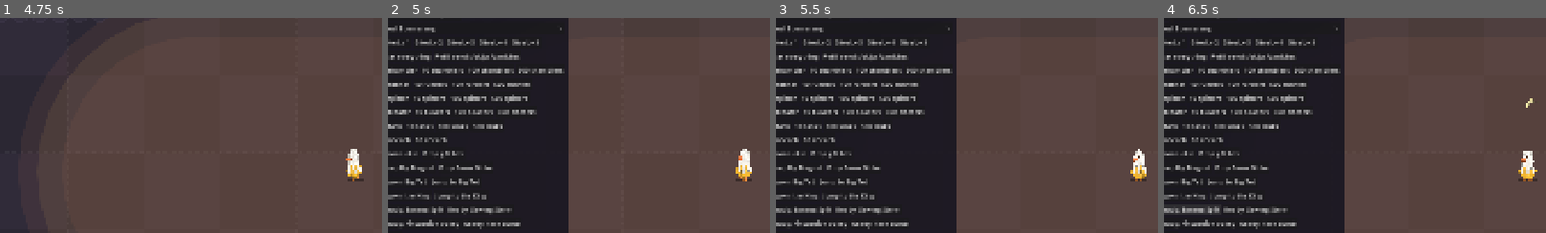
Above: before the commit, frames 1-4 (left to right).
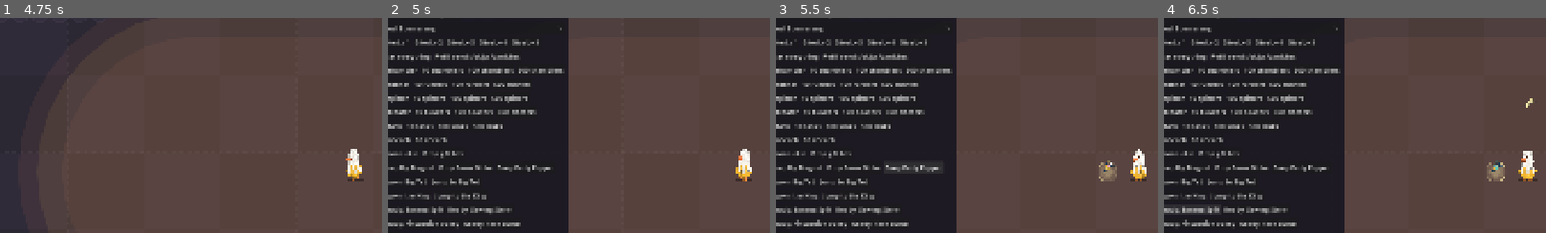
Above: after the commit, the same moments.

Repository: DennitoCheeto/stuffed
Game: Godot game, scene res://src/main/main.tscn
Two runs of this game, one before a commit and one after it. Both use one fixed random seed, a clock stepped at 60 frames per second and the inputs below.
Inputs (mouse positions are % of the whole screen's width and height, from its top left):
- Up to frame 1 (4.75 s): click "Start run" at 0.5 s; tap Enter (ui_accept) at 1.25, 1.52, 1.82, 4.25, 4.52 s; move the mouse to (72, 45) at 1.27 s; hold D (p1_move_right) 1.28-2 s; hold B (banish_card) 1.28-2 s; click (72, 45) at 1.42 s; drag from (30, 55) to (45, 70) at 2.02 s; move the mouse to (60, 28) at 2.77 s; hold D (p1_move_right) 2.78-3.5 s; hold 1 (pick_card_1) 2.78-3.5 s; drag from (45, 70) to (20, 35) at 3.52 s; move the mouse to (80, 65) at 4.27 s; hold A (p1_move_left) from 4.28 s (still down); tap 3 (pick_card_3) at 4.35 s
- Up to frame 2 (5 s): keep holding A (p1_move_left); tap Enter (ui_accept) at 4.82 s; tap F1 (dev_menu) at 4.9 s
- Up to frame 3 (5.5 s): release A (p1_move_left) at 5 s; click (20, 49) at 5 s, where only the run after the commit has a clickable "Drop Party Popper"
- Up to frame 4 (6.5 s): click "Ready: Banana Split" at 5.75 s
The pictures show only the part of the screen within x 2-52%, y 14-64%; the shares and areas given below are measured in that part.

Frame 1 is identical in both runs. In frame 2, 0.2% of the frame differs, in the area x 28-43%, y 68-72%; in frame 3, 0.6%, in the area x 28-90%, y 66-76%; in frame 4, 0.6%.

Commit message:
M2-22: Party Popper
Grabbing a Party Popper blasts soft multicolour confetti over the whole
screen: every normal zombie on screen pops and drops its XP, zombies off
screen are untouched, elites lose 40 % and bosses 5 % of their full health
(numbers in data/floor_pickup_rules.tres). It has its own felt look (teal
popper with a curly ribbon), its own "pop + rustle" sound, drops with 30 %
odds and gets "Drop Party Popper" in the dev menu.

Closes #86

Co-Authored-By: Claude Opus 5.5 <noreply@anthropic.com>

Diff:
--- a/data/floor_pickup_rules.tres
+++ b/data/floor_pickup_rules.tres
@@ -21,9 +21,18 @@
 weight = 30.0
 sound = &"snow_globe"
 
+[sub_resource type="Resource" id="Resource_party_popper"]
+script = ExtResource("2_def")
+id = &"party_popper"
+display_name = "Party Popper"
+banner = "PARTY POPPER!"
+banner_subtitle = "Confetti for everyone"
+weight = 30.0
+sound = &"party_popper"
+
 [resource]
 script = ExtResource("1_rules")
-kinds = Array[ExtResource("2_def")]([SubResource("Resource_magnet"), SubResource("Resource_snow_globe")])
+kinds = Array[ExtResource("2_def")]([SubResource("Resource_magnet"), SubResource("Resource_snow_globe"), SubResource("Resource_party_popper")])
 first_drop_after = 30.0
 min_gap = 45.0
 gap_spread = 30.0
@@ -34,3 +43,6 @@
 freeze_seconds = 5.0
 freeze_crack_seconds = 1.0
 freeze_boss_speed = 0.5
+popper_elite_share = 0.4
+popper_boss_share = 0.05
+popper_seconds = 1.4
--- a/src/audio/sfx_bank.gd
+++ b/src/audio/sfx_bank.gd
@@ -43,6 +43,7 @@
 	&"magnet": 0.45,
 	&"snow_globe": 0.7,
 	&"ice_crack": 0.4,
+	&"party_popper": 0.8,
 }
 
 
@@ -109,6 +110,7 @@
 		&"magnet": _magnet,
 		&"snow_globe": _snow_globe,
 		&"ice_crack": _ice_crack,
+		&"party_popper": _party_popper,
 	}
 	return voices[sound]
 
@@ -429,3 +431,14 @@
 	var tick_phase: float = fmod(t * 23.0, 1.0)
 	var ticks: float = exp(-40.0 * tick_phase) * absf(sin(t * 61.0))
 	return Synth.noise(t) * ticks * clampf((length - t) / (length * 0.5), 0.0, 1.0)
+
+
+## Party Popper pulled: a bright "pop" with a soft thump, then a rustle of confetti floating down.
+static func _party_popper(t: float) -> float:
+	var pop: float = Synth.sine(Synth.sweep(t, 900.0, 300.0, 0.06)) * exp(-45.0 * t)
+	var thump: float = Synth.sine(Synth.sweep(t, 160.0, 70.0, 0.1)) * exp(-25.0 * t)
+	var crack: float = Synth.noise(t) * exp(-60.0 * t)
+	var rustle: float = 0.0
+	if t >= 0.05:
+		rustle = _crackle(t * 1.7, 1.3) * minf((t - 0.05) / 0.1, 1.0)
+	return 0.3 * pop + 0.25 * thump + 0.2 * crack + 0.12 * rustle
--- /dev/null
+++ b/src/effects/confetti_blast.gd
@@ -0,0 +1,82 @@
+class_name ConfettiBlast
+extends Node2D
+## A Party Popper's confetti (spec 02b §3, §5): soft multicolour felt bits shoot out from where
+## it was pulled, spread over the whole screen, then flutter down and fade. One node draws all
+## of them, so it stays cheap.
+
+const PIECES: int = 170
+## How fast the bits slow down after the pop (per second): higher = they stop sooner.
+const DRAG: float = 4.0
+## Slow sinking once they hang in the air, and how much they sway.
+const SINK: float = 40.0
+const SWAY: float = 14.0
+const PIECE_SIZE: Vector2 = Vector2(11.0, 6.0)
+## Banane's soft colours, never the red/orange of enemy danger (vision §6).
+const COLORS: Array[Color] = [
+	Color("#8fd3f4"),
+	Color("#b9a4f0"),
+	Color("#9be3b8"),
+	Color("#f7e27a"),
+	Color("#f4a8d6"),
+	Color("#ffffff"),
+]
+
+var lifetime: float = 1.4
+
+var _time: float = 0.0
+var _targets: PackedVector2Array = []
+var _spins: PackedFloat32Array = []
+var _phases: PackedFloat32Array = []
+var _colors: Array[Color] = []
+
+
+## Bits start at `origin` and land spread over `view` (both in world coordinates).
+func _init(
+	origin: Vector2 = Vector2.ZERO, view: Rect2 = Rect2(), seconds: float = 1.4, seed_value: int = 0
+) -> void:
+	position = origin
+	lifetime = seconds
+	var rng: RandomNumberGenerator = RandomNumberGenerator.new()
+	rng.seed = seed_value
+	for i: int in PIECES:
+		var spot: Vector2 = view.position + Vector2(rng.randf(), rng.randf()) * view.size
+		_targets.append(spot - origin)
+		_spins.append(rng.randf_range(-9.0, 9.0))
+		_phases.append(rng.randf() * TAU)
+		_colors.append(COLORS[i % COLORS.size()])
+
+
+func _process(delta: float) -> void:
+	_time += delta
+	if _time >= lifetime:
+		queue_free()
+		return
+	queue_redraw()
+
+
+## Where bit `i` is now (relative to the origin): it shoots out, slows down, then sinks and sways.
+func piece_offset(i: int) -> Vector2:
+	var out: float = 1.0 - exp(-DRAG * _time)
+	var sway: float = sin(_time * 5.0 + _phases[i]) * SWAY * out
+	return _targets[i] * out + Vector2(sway, SINK * _time * _time)
+
+
+func piece_count() -> int:
+	return _targets.size()
+
+
+func piece_color(i: int) -> Color:
+	return _colors[i]
+
+
+func _draw() -> void:
+	var fade: float = clampf((lifetime - _time) / (lifetime * 0.35), 0.0, 1.0)
+	for i: int in _targets.size():
+		var color: Color = _colors[i]
+		color.a = fade
+		var turn: float = _spins[i] * _time + _phases[i]
+		# The flip (cos) makes each bit look like a thin card tumbling in the air.
+		var flip: float = maxf(absf(cos(turn * 1.3)), 0.25)
+		draw_set_transform(piece_offset(i), turn, Vector2(1.0, flip))
+		draw_rect(Rect2(-PIECE_SIZE / 2.0, PIECE_SIZE), color)
+	draw_set_transform(Vector2.ZERO)
--- a/src/pickups/floor_pickup_look.gd
+++ b/src/pickups/floor_pickup_look.gd
@@ -24,10 +24,13 @@
 const BEAK_ORANGE: Color = Color("#f47a3a")
 ## Radius of the glass ball (on screen, pixels).
 const GLOBE_RADIUS: float = 11.0
+const PARTY_POPPER: StringName = &"floor/party_popper"
+const POPPER_TEAL: Color = Color("#5cc2b5")
+const RIBBON_PINK: Color = Color("#f4a8d6")
 
 
 static func make_parts() -> Dictionary[StringName, FeltPiece]:
-	return {MAGNET: _magnet(), SNOW_GLOBE: _snow_globe()}
+	return {MAGNET: _magnet(), SNOW_GLOBE: _snow_globe(), PARTY_POPPER: _party_popper()}
 
 
 ## The atlas part for pickup `id` (e.g. &"magnet").
@@ -98,3 +101,38 @@
 		shine.append(Vector2(cos(angle), sin(angle)) * (GLOBE_RADIUS - 3.0) * unit)
 	globe.add_line(shine, SNOW_WHITE, 4.0)
 	return globe
+
+
+## A teal felt party popper with yellow stripes, opening to the upper right, a pink curly
+## ribbon and a few confetti bits flying out; its pivot is the middle of the cone.
+static func _party_popper() -> FeltPiece:
+	var unit: float = 1.0 / DRAW_SCALE
+	var tip: Vector2 = Vector2(-8, 11) * unit
+	var open_left: Vector2 = Vector2(-1, -8) * unit
+	var open_right: Vector2 = Vector2(9, 1) * unit
+	var popper: FeltPiece = FeltPiece.new()
+	popper.polygon = PackedVector2Array([tip, open_left, open_right])
+	popper.color = POPPER_TEAL
+	popper.outline_width = 5.0
+	popper.outline_color = OUTLINE_COLOR
+	for band: Vector2 in [Vector2(0.35, 0.5), Vector2(0.7, 0.85)]:
+		var stripe: PackedVector2Array = [
+			tip.lerp(open_left, band.x),
+			tip.lerp(open_left, band.y),
+			tip.lerp(open_right, band.y),
+			tip.lerp(open_right, band.x),
+		]
+		popper.add_layer(stripe, BANANE_YELLOW)
+	var mouth: Vector2 = open_left.lerp(open_right, 0.5)
+	var ribbon: PackedVector2Array = []
+	for i: int in 13:
+		var share: float = i / 12.0
+		var curl: Vector2 = Vector2(cos(share * TAU * 1.5), sin(share * TAU * 1.5)) * 2.5
+		ribbon.append(mouth + (Vector2(4, -9) * share + curl - Vector2(2.5, 0)) * unit)
+	popper.add_line(ribbon, RIBBON_PINK, 5.0)
+	var bits: Dictionary[Vector2, Color] = {
+		Vector2(10, -8): SNOW_WHITE, Vector2(12, -2): GLASS_BLUE, Vector2(4, -12): BANANE_YELLOW
+	}
+	for bit: Vector2 in bits:
+		popper.add_layer(FeltShapes.circle(bit * unit, 1.5 * unit, 8), bits[bit])
+	return popper
--- a/src/pickups/floor_pickup_rules.gd
+++ b/src/pickups/floor_pickup_rules.gd
@@ -25,6 +25,12 @@
 @export var freeze_crack_seconds: float = 1.0
 ## Snow Globe: bosses aren't frozen, they move at this share of their speed (0.5 = half).
 @export var freeze_boss_speed: float = 0.5
+## Party Popper: elites on screen lose this share of their full health (0.4 = 40 %).
+@export var popper_elite_share: float = 0.4
+## Party Popper: bosses on screen lose this share of their full health (a small hit).
+@export var popper_boss_share: float = 0.05
+## Party Popper: how long the confetti flies (seconds; looks only).
+@export var popper_seconds: float = 1.4
 
 
 ## The kind with this id, or null.
--- a/src/run/run.gd
+++ b/src/run/run.gd
@@ -614,6 +614,8 @@
 			pickups.attract_all(player)
 		&"snow_globe":
 			freeze_the_horde()
+		&"party_popper":
+			party_pop(player)
 
 
 ## Snow Globe (spec 02b §3): the horde freezes, bosses slow down, enemy bullets in the air pop
@@ -625,3 +627,24 @@
 	var popped: PackedVector2Array = projectiles.pop_enemy_bullets()
 	if not popped.is_empty():
 		effects.add_child(FluffPoofs.new(popped))
+
+
+## Party Popper (spec 02b §3): confetti over the whole screen. Normal zombies on screen pop (and
+## drop their XP as usual), elites and bosses lose the share of their health set in data,
+## zombies off screen are untouched.
+func party_pop(player: Player) -> void:
+	var data: FloorPickupRules = floor_pickup_rules
+	var view: Rect2 = spawner.visible_rect()
+	for zombie: Zombie in enemies.zombies.duplicate():
+		if zombie.dead or not view.has_point(zombie.position):
+			continue
+		var hit: float = zombie.health
+		if zombie.is_boss():
+			hit = zombie.max_health * data.popper_boss_share
+		elif zombie.is_elite():
+			hit = zombie.max_health * data.popper_elite_share
+		enemies.damage(zombie, hit)
+	var seconds: float = data.popper_seconds
+	var confetti: ConfettiBlast = ConfettiBlast.new(player.global_position, view, seconds, randi())
+	effects.add_child(confetti)
+	camera.shake(0.3)
--- /dev/null
+++ b/tests/scenarios/test_02b_party_popper.gd
@@ -0,0 +1,117 @@
+extends "res://tests/scenarios/run_scenario.gd"
+## Scenario (spec 02b §3, §5, AC-35): grabbing a Party Popper blasts confetti over the whole
+## screen: every normal zombie on screen pops and drops its XP, zombies off screen are untouched,
+## elites and bosses only lose the share of their health set in data. Soft colours, never the
+## red/orange of enemy danger.
+
+const SHAMBLER: EnemyStats = preload("res://data/enemies/shambler.tres")
+const ELITE: EliteRules = preload("res://data/elite_rules.tres")
+const BIG_TED: BigTedDef = preload("res://data/bosses/big_ted.tres")
+
+var run: Run
+
+
+func _quiet_run() -> Run:
+	run = await start_run()
+	run.spawner.active = false
+	disarm(first_player())
+	first_player().invincible = true
+	return run
+
+
+func _grabbed() -> bool:
+	return not run.floor_pickup_log.is_empty()
+
+
+## Drops a Party Popper on player 1 and waits until it is grabbed (the confetti flies).
+func _grab_popper() -> void:
+	run.drop_floor_pickup(&"party_popper", first_player().global_position)
+	for i: int in 12:
+		if _grabbed():
+			break
+		await wait_physics_frames(1)
+	assert_true(_grabbed(), "the popper is grabbed at once")
+
+
+func _confetti() -> ConfettiBlast:
+	for child: Node in run.effects.get_children():
+		if child is ConfettiBlast:
+			return child
+	return null
+
+
+func test_ac35_zombies_on_screen_pop_and_drop_xp_but_off_screen_ones_stay() -> void:
+	await _quiet_run()
+	var banane: Player = first_player()
+	var view: Rect2 = run.spawner.visible_rect()
+	var on_screen: Array[Zombie] = []
+	for i: int in 6:
+		var spot: Vector2 = banane.global_position + Vector2.from_angle(i * TAU / 6.0) * 220.0
+		on_screen.append(run.enemies.spawn(SHAMBLER, spot))
+	var corner: Zombie = run.enemies.spawn(SHAMBLER, view.position + Vector2(30, 30))
+	var far_spot: Vector2 = Vector2(view.end.x + 200.0, banane.global_position.y)
+	var far_away: Zombie = run.enemies.spawn(SHAMBLER, far_spot)
+	assert_false(view.has_point(far_away.position), "one zombie is off screen")
+	run.pickups.buttons.clear()
+	Sfx.history.clear()
+	await _grab_popper()
+	assert_eq(run.hud.banner_title.text, "PARTY POPPER!", "its banner shows")
+	assert_true(Sfx.history.has(&"party_popper"), "with its own sound")
+	assert_eq(run.floor_pickup_log[0]["name"], "Party Popper", "it is logged")
+	for zombie: Zombie in on_screen:
+		assert_false(is_instance_valid(zombie) and not zombie.dead, "a zombie on screen pops")
+	assert_false(is_instance_valid(corner) and not corner.dead, "even in the screen's corner")
+	assert_eq(run.pickups.buttons.size(), 7, "every popped zombie drops its XP")
+	assert_true(is_instance_valid(far_away) and not far_away.dead, "the far zombie is untouched")
+	if is_instance_valid(far_away):
+		assert_eq(far_away.health, far_away.max_health, "at full health")
+	assert_eq(run.enemies.alive_count(), 1)
+
+
+func test_ac35_elites_and_bosses_only_lose_the_share_set_in_data() -> void:
+	await _quiet_run()
+	var banane: Player = first_player()
+	var elite: Zombie = run.enemies.spawn(SHAMBLER, banane.global_position + Vector2(200, 0), ELITE)
+	var ted: Zombie = run.enemies.spawn_boss(BIG_TED, banane.global_position + Vector2(-260, 0))
+	await wait_physics_frames(2)
+	var elite_before: float = elite.health
+	var ted_before: float = ted.health
+	await _grab_popper()
+	var rules: FloorPickupRules = run.floor_pickup_rules
+	assert_false(elite.dead, "the elite survives")
+	var elite_share: float = elite.max_health * rules.popper_elite_share
+	assert_almost_eq(elite_before - elite.health, elite_share, 0.01, "the elite loses its share")
+	assert_false(ted.dead, "Big Ted survives")
+	var ted_share: float = ted.max_health * rules.popper_boss_share
+	assert_almost_eq(ted_before - ted.health, ted_share, 0.01, "the boss only takes a small hit")
+	assert_lt(rules.popper_boss_share, rules.popper_elite_share, "bosses lose less than elites")
+
+
+func test_ac35_confetti_covers_the_screen_in_soft_colours_then_goes() -> void:
+	await _quiet_run()
+	var view: Rect2 = run.spawner.visible_rect()
+	await _grab_popper()
+	var confetti: ConfettiBlast = _confetti()
+	assert_not_null(confetti, "confetti flies")
+	if confetti == null:
+		return
+	await wait_seconds(0.8)
+	var spread: Rect2 = Rect2(confetti.position, Vector2.ZERO)
+	for i: int in confetti.piece_count():
+		spread = spread.expand(confetti.position + confetti.piece_offset(i))
+		var hue: float = confetti.piece_color(i).h
+		var saturated: bool = confetti.piece_color(i).s > 0.3
+		assert_false(saturated and (hue < 0.12 or hue > 0.97), "no red/orange bit (%d)" % i)
+	assert_gt(spread.size.x, view.size.x * 0.7, "the bits spread over the whole screen width")
+	assert_gt(spread.size.y, view.size.y * 0.7, "and height")
+	await wait_seconds(run.floor_pickup_rules.popper_seconds)
+	assert_null(_confetti(), "then the confetti is gone")
+
+
+func test_ac35_the_dev_menu_drops_a_party_popper() -> void:
+	await _quiet_run()
+	run.dev_menu.press("Drop Party Popper")
+	assert_eq(run.floor_pickups().size(), 1)
+	if run.floor_pickups().is_empty():
+		return
+	assert_eq(run.floor_pickups()[0].kind.id, &"party_popper")
--- a/tests/unit/test_floor_pickups.gd
+++ b/tests/unit/test_floor_pickups.gd
@@ -116,3 +116,23 @@
 	assert_eq(RULES.freeze_seconds, 5.0, "spec: frozen for 5 s")
 	assert_eq(RULES.freeze_boss_speed, 0.5, "spec: bosses at half speed")
 	assert_eq(RULES.freeze_crack_seconds, 1.0, "spec: the ice cracks in the last second")
+
+
+func test_ac35_party_popper_is_in_the_data_with_a_look_and_a_sound() -> void:
+	var popper: FloorPickupDef = RULES.find(&"party_popper")
+	assert_not_null(popper, "the Party Popper can drop")
+	if popper == null:
+		return
+	assert_eq(popper.banner, "PARTY POPPER!")
+	assert_eq(popper.weight, 30.0, "spec odds: Party Popper 30%")
+	assert_true(SfxBank.LENGTHS.has(popper.sound), "its own sound")
+	var parts: Dictionary[StringName, FeltPiece] = FloorPickupLook.make_parts()
+	assert_true(parts.has(FloorPickupLook.key(popper.id)), "its own felt look")
+	for part: FeltPiece in parts.values():
+		part.free()
+
+
+func test_ac35_popper_numbers_live_in_the_data() -> void:
+	assert_between(RULES.popper_elite_share, 0.2, 0.6, "elites lose a big chunk")
+	assert_between(RULES.popper_boss_share, 0.01, 0.1, "bosses take a small hit")
+	assert_gt(RULES.popper_seconds, 0.5, "the confetti stays long enough to see")
Not shown: 1 places in data/floor_pickup_rules.tres that only renumber resources
Not shown, added: src/effects/confetti_blast.gd.uid
Not shown, added: tests/scenarios/test_02b_party_popper.gd.uid
Not shown, changed: docs/status.md
